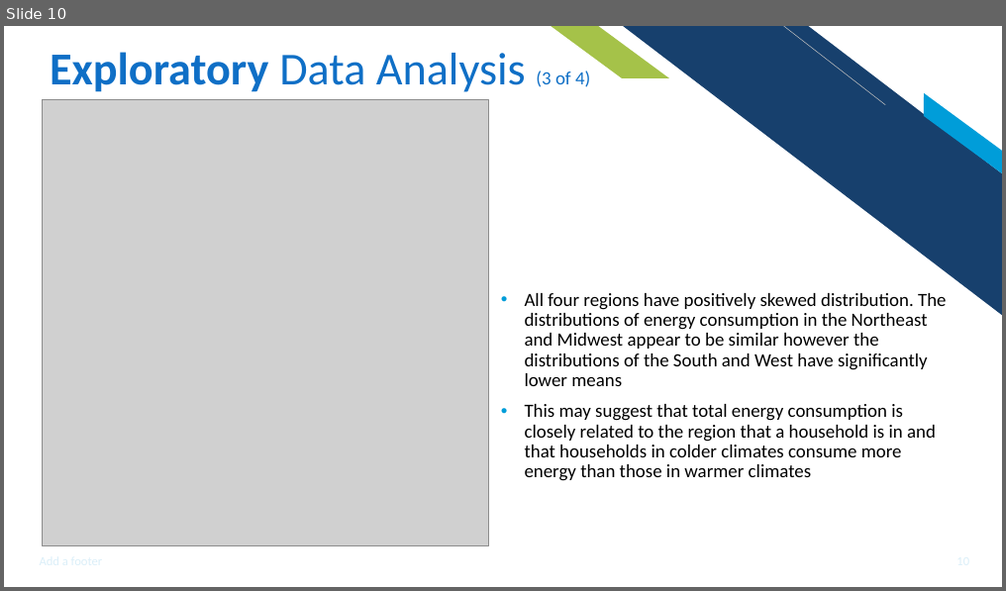
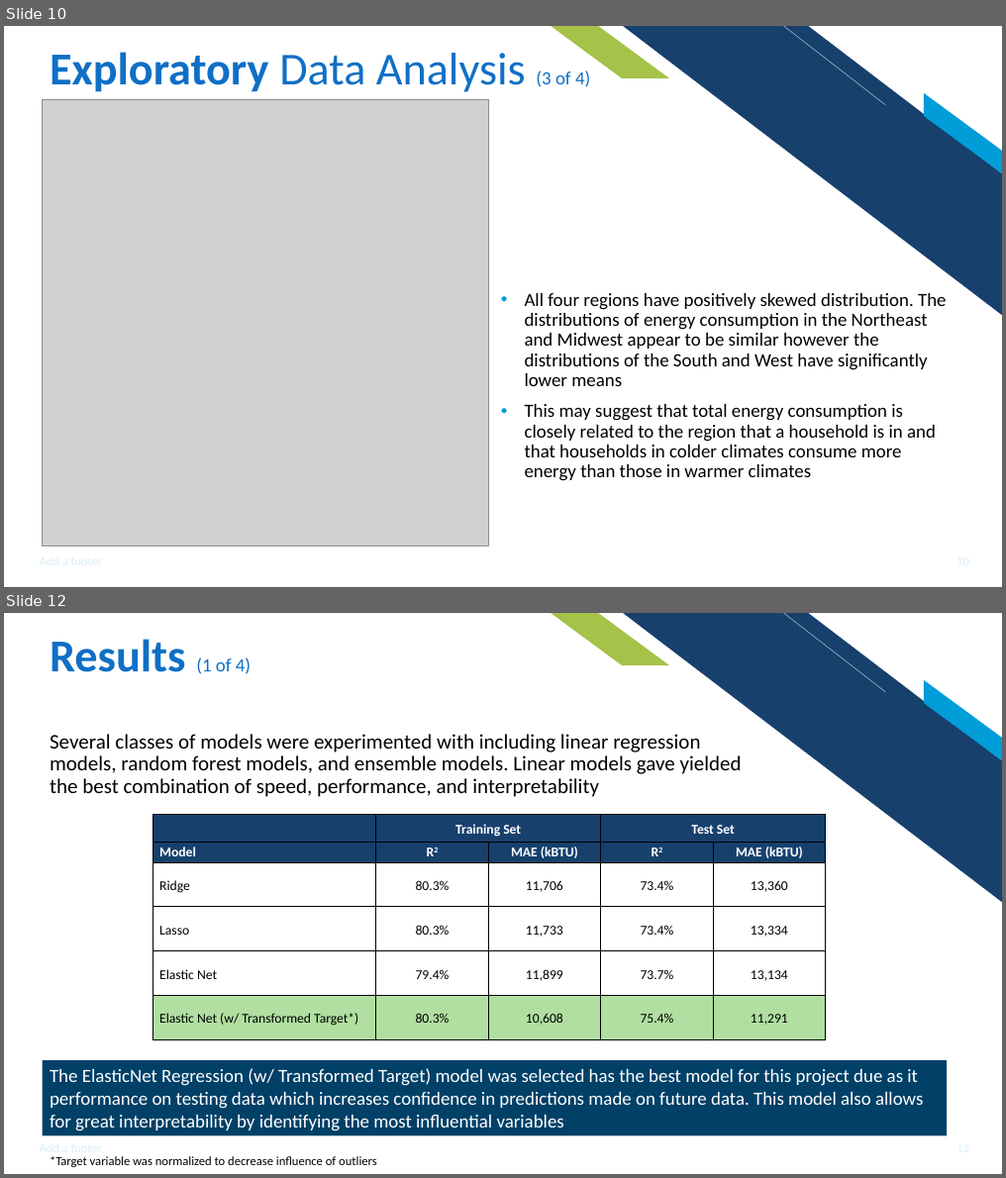
Before and after one commit to ishareef7/Springboard, a slide deck: Capstone1/Capstone1_Reports/Capstone1_Presentation.pptx. Shown one above the other, each under a label of ours: slide 10 before the commit, slides 10 and 12 after it; the slides between them are not shown. The pictures are 1006x591 and 1006x1178 pixels, drawn with LibreOffice and Linux fonts; fonts in the diff are those of the drawing; grey boxes stand for pictures. Boxes give left, top, right and bottom in pixels: in the first picture for what was removed or moved away, otherwise in the second. Text is boxed around its words. In the diff, an @@ line names an element or a change of style, - is before the commit and + after.

Commit message:
Committing updated predictive model notebooks includeing reorganized files, final report and final presentation

```diff
--- a/Capstone1/Capstone1_Reports/Capstone1_Presentation.pptx
+++ b/Capstone1/Capstone1_Reports/Capstone1_Presentation.pptx
@@ slide 12 added at box(4, 613, 1002, 1174), background #FFFFFF; not listed: 4 template elements that a slide beside it also shows @@
@@ title added at box(50, 639, 251, 674), 44 pt, text #0F6FC6, bold @@
+Results (1 of 4)
@@ text added at box(50, 734, 742, 797), 20 pt, text #000000 @@
+Several classes of models were experimented with including linear regression models, random forest models, and ensemble models. Linear models gave yielded the best combination of speed, performance, and interpretability
@@ table added at box(152, 815, 826, 1040), 6 rows, 5 columns @@
+ | Training Set |  | Test Set | 
+Model | R2 | MAE (kBTU) | R2 | MAE (kBTU)
+Ridge | 80.3% | 11,706 | 73.4% | 13,360
+Lasso | 80.3% | 11,733 | 73.4% | 13,334
+Elastic Net | 79.4% | 11,899 | 73.7% | 13,134
+Elastic Net (w/ Transformed Target*) | 80.3% | 10,608 | 75.4% | 11,291
@@ rectangle added at box(43, 1060, 946, 1137), fill #014067, 18 pt, text #FFFFFF @@
+The ElasticNet Regression (w/ Transformed Target) model was selected has the best model for this project due as it performance on testing data which increases confidence in predictions made on future data. This model also allows for great interpretability by identifying the most influential variables
@@ text added at box(40, 1142, 59, 1157), 12 pt, text #DBEFF9 @@
+Add a footer
@@ text added at box(50, 1157, 377, 1167), 12 pt, text #000000 @@
+*Target variable was normalized to decrease influence of outliers
```
Also in this commit, not shown: 5 other slides added, 5 slides removed, 21 other files.
